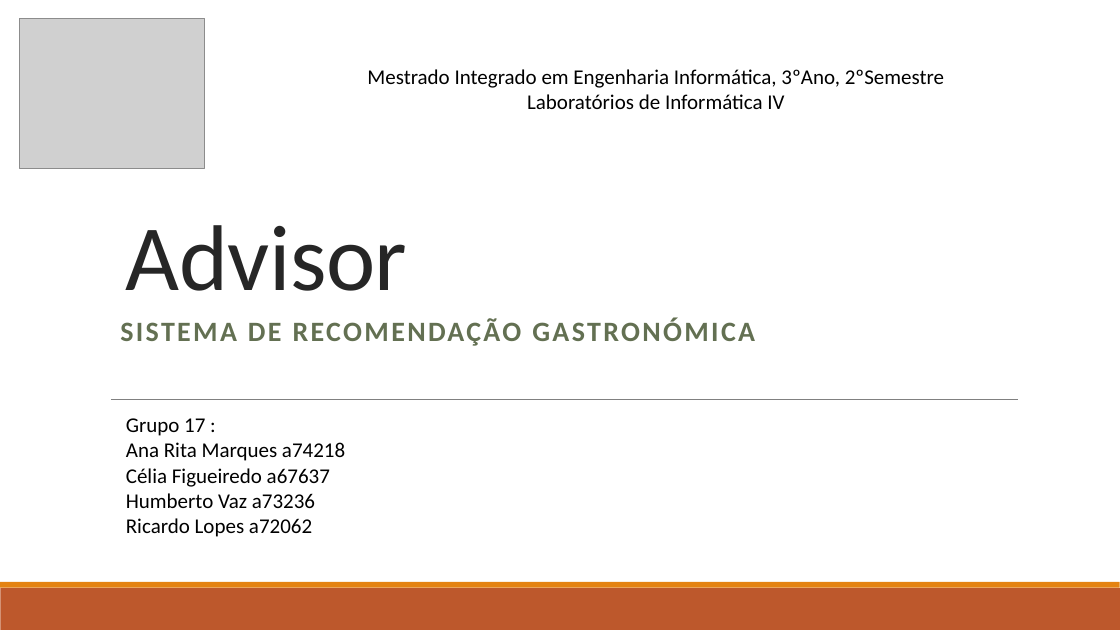
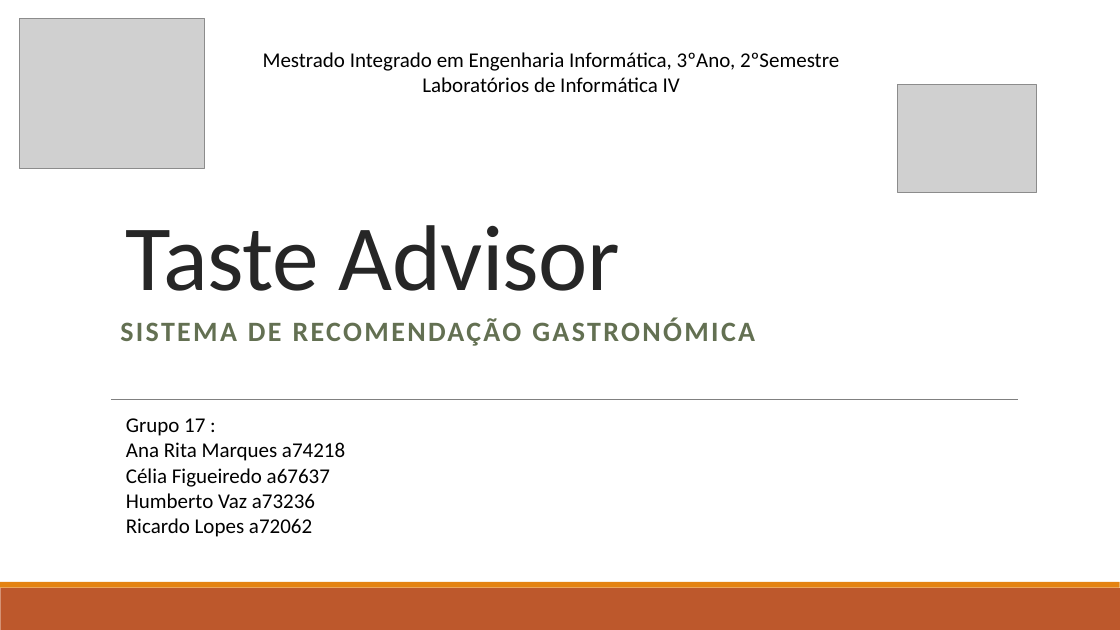
Before and after one commit to natawild/LI4-16-17, a slide deck: slide 1 of Etapa1/Apresentação1fase.pptx. Drawn at 1120x630 pixels with LibreOffice and Linux fonts; fonts in the diff are those of the drawing; grey boxes stand for pictures. Boxes give left, top, right and bottom in pixels: in the first picture for what was removed or moved away, otherwise in the second. Text is boxed around its words. In the diff, an @@ line names an element or a change of style, - is before the commit and + after.

```diff
--- a/Etapa1/Apresentação1fase.pptx
+++ b/Etapa1/Apresentação1fase.pptx
@@ text "Mestrado Integrado em Engenharia Informática, ...": place and size @@
-text "Mestrado Integrado em Engenharia Informática, ..." at bbox=[367, 69, 944, 109]
+text "Mestrado Integrado em Engenharia Informática, ..." at bbox=[263, 52, 839, 92]
@@ picture added at bbox=[898, 85, 1036, 192] @@
@@ title at bbox=[126, 225, 620, 291]: text changed @@
-Advisor
+Taste Advisor
```
Also in this commit, not shown: 10 other slides changed, 1 slide added, 1 slide removed, 1 other file.
